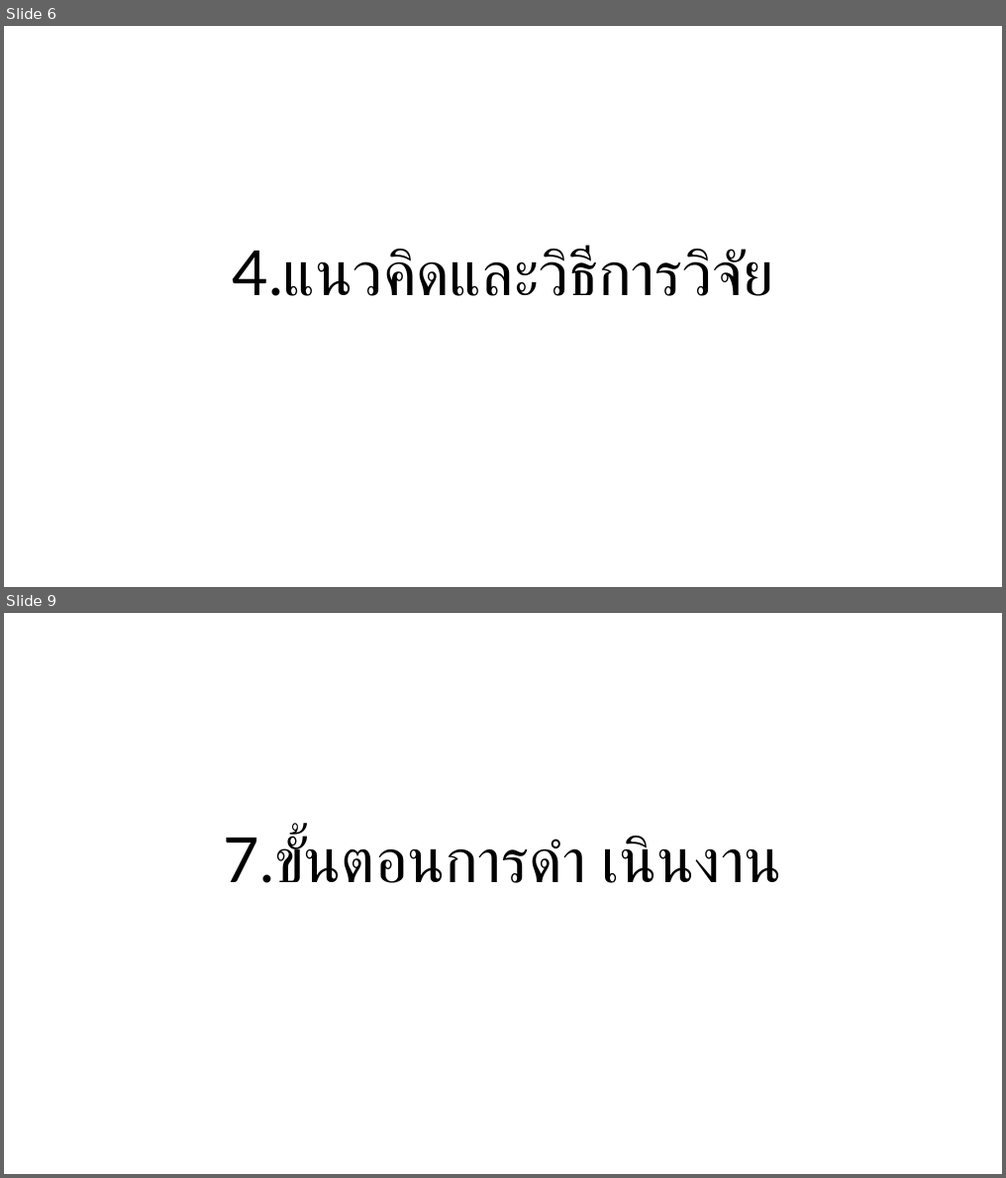
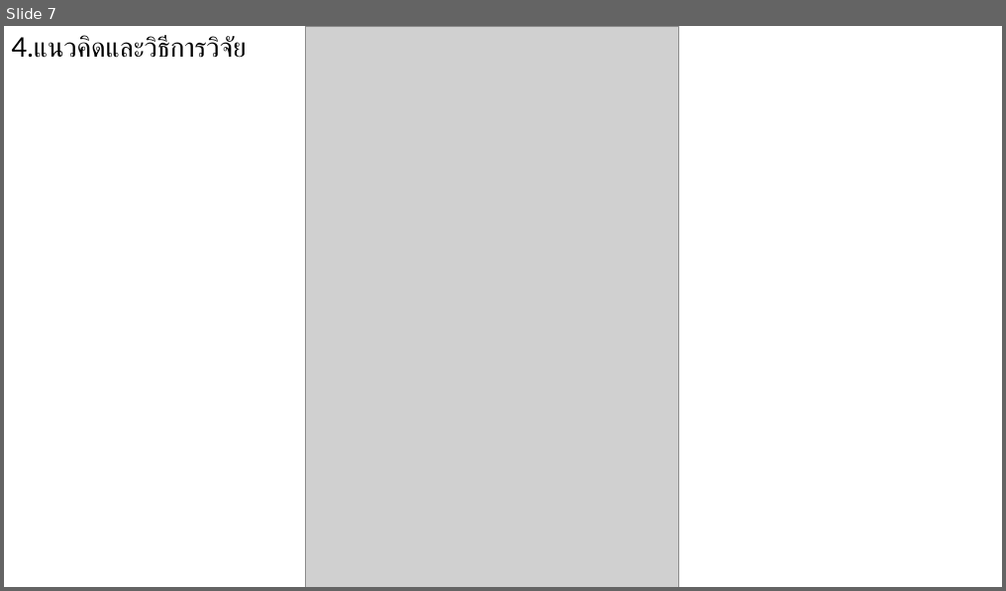
Before and after one commit to nanutnutna/thesis_ef, a slide deck: proposal/Proposal.pptx. Shown one above the other, each under a label of ours: slides 6 and 9 before the commit, slide 7 after it; the slides between them are not shown. The pictures are 1006x1178 and 1006x591 pixels, drawn with LibreOffice and Linux fonts; fonts in the diff are those of the drawing; grey boxes stand for pictures. Boxes give left, top, right and bottom in pixels: in the first picture for what was removed or moved away, otherwise in the second. Text is boxed around its words. In the diff, an @@ line names an element or a change of style, - is before the commit and + after.

```diff
--- a/proposal/Proposal.pptx
+++ b/proposal/Proposal.pptx
@@ slide 9 removed at (x1=4, y1=613, x2=1002, y2=1174), background #FFFFFF @@
@@ title removed at (x1=224, y1=834, x2=782, y2=883) @@
-7.ขั้นตอนการดำ เนินงาน
@@ what was slide 6 is now slide 7 @@
@@ slide 7 changed as well @@
@@ title "4.แนวคิดและวิธีการวิจัย" moved from (x1=233, y1=245, x2=774, y2=296) to (x1=12, y1=35, x2=247, y2=58) @@
@@ title "4.แนวคิดและวิธีการวิจัย" at (x1=12, y1=35, x2=247, y2=58): size 60 to 26 pt; alignment centre to left @@
@@ picture added at (x1=305, y1=26, x2=678, y2=587) @@
```
Also in this commit, not shown: 8 other slides changed, 3 slides added, 1 other file.
